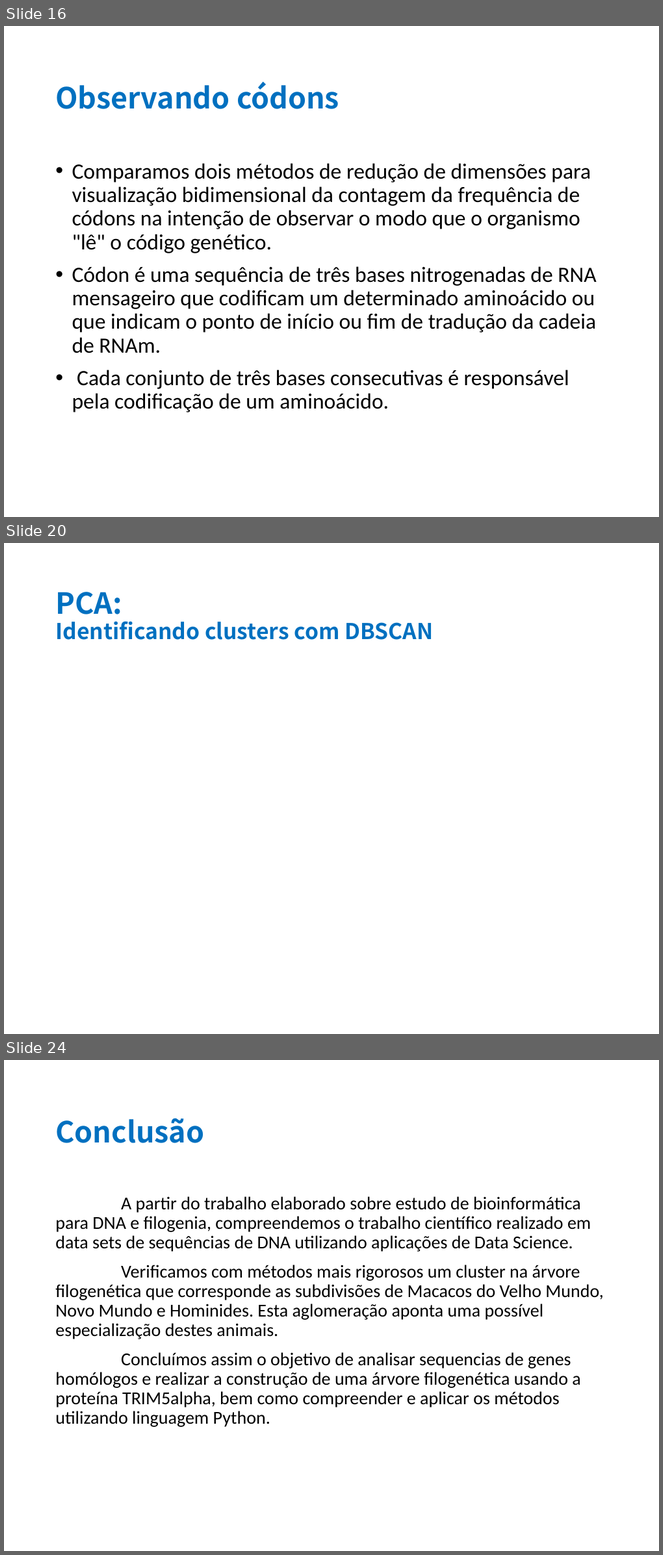
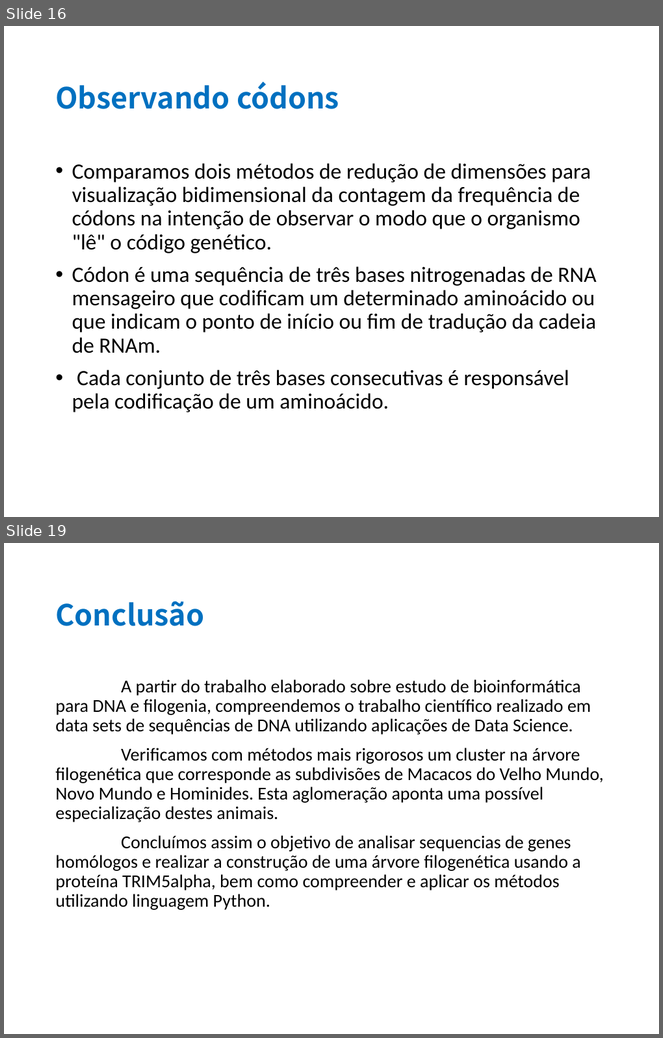
Before and after one commit to viniciusd-avila/phylogenetic-analysis, a slide deck: pptx/bioinfo_FinalPresentation.pptx. Shown one above the other, each under a label of ours: slides 16, 20 and 24 before the commit, slides 16 and 19 after it; the slides between them are not shown. The pictures are 663x1555 and 663x1038 pixels, drawn with LibreOffice and Linux fonts; fonts in the diff are those of the drawing. Boxes give left, top, right and bottom in pixels: in the first picture for what was removed or moved away, otherwise in the second. Text is boxed around its words. In the diff, an @@ line names an element or a change of style, - is before the commit and + after.

```diff
--- a/pptx/bioinfo_FinalPresentation.pptx
+++ b/pptx/bioinfo_FinalPresentation.pptx
@@ slide 20 removed at (x1=4, y1=543, x2=659, y2=1034), background #FFFFFF @@
@@ title removed at (x1=55, y1=592, x2=433, y2=640) @@
-PCA:
-Identificando clusters com DBSCAN
@@ what was slide 24 is now slide 19 @@
```
Also in this commit, not shown: 1 slide changed, 1 slide added, 5 other slides removed.
